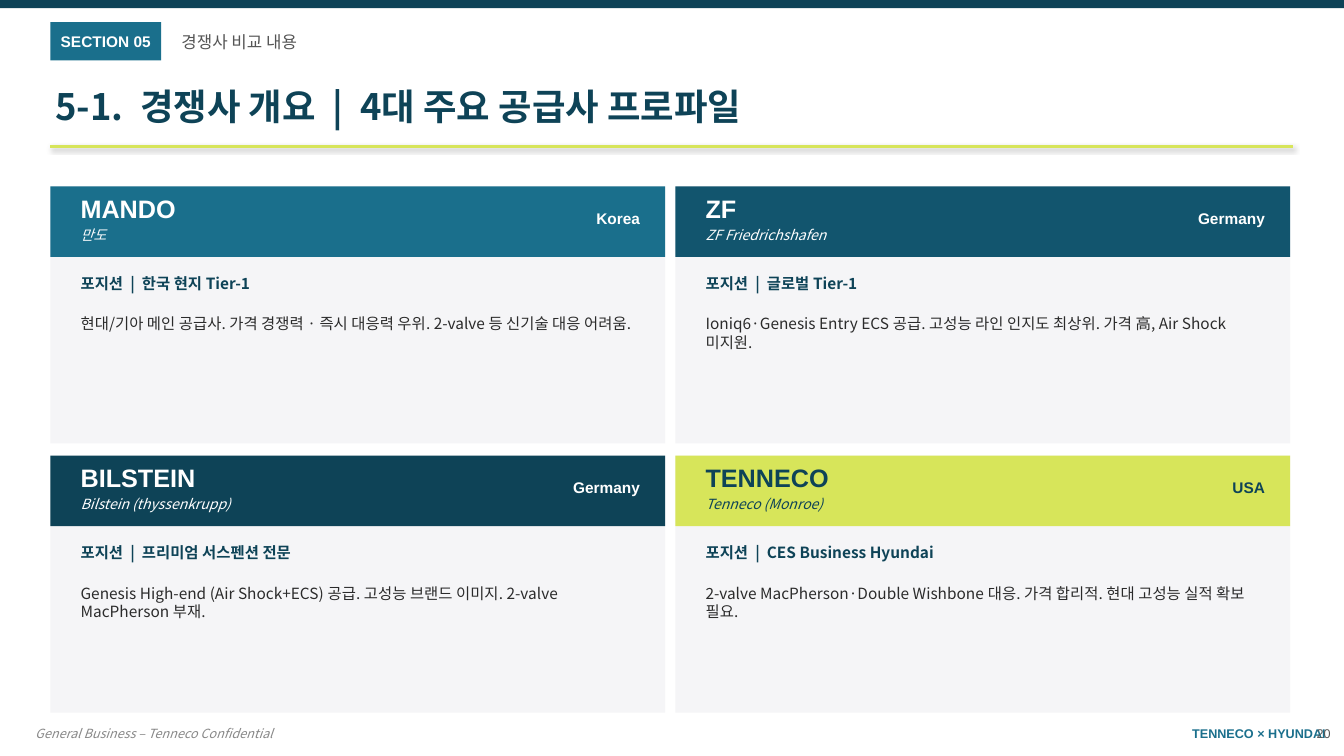
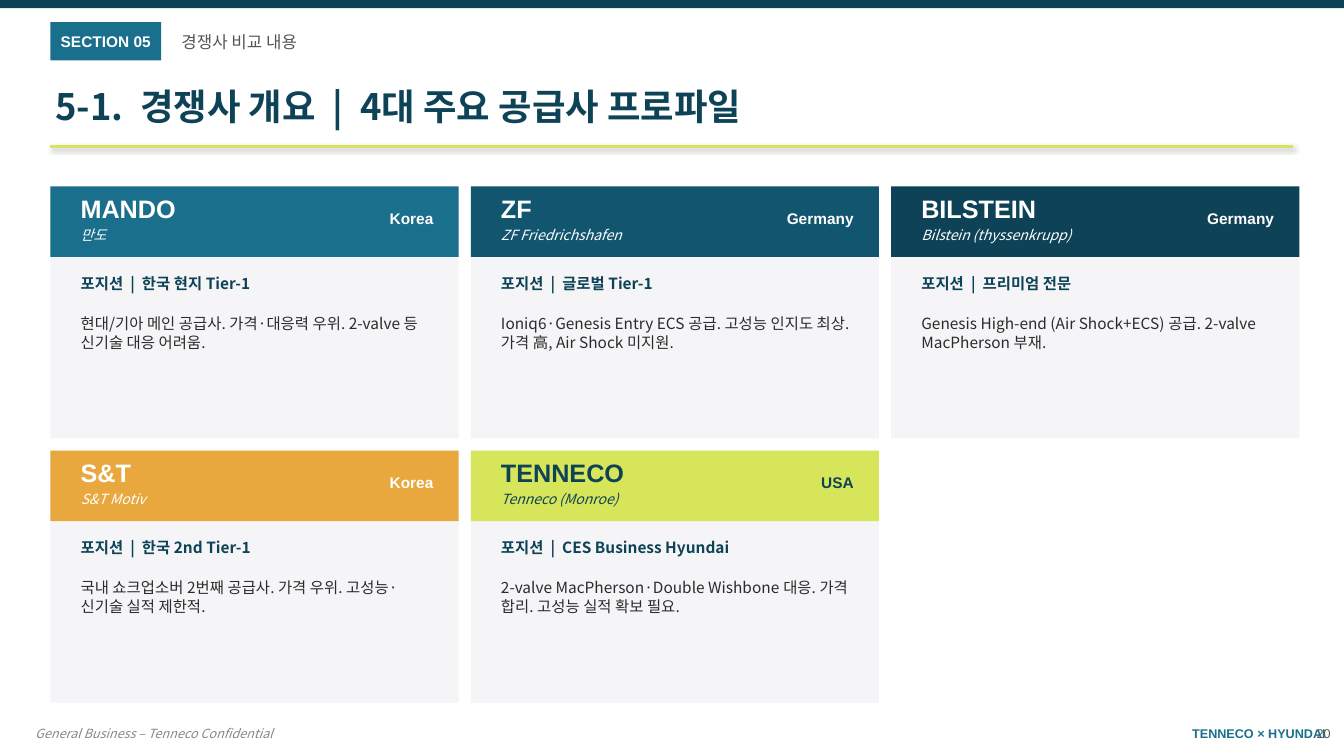
Before and after one commit to yosi0523/edito, a slide deck: slide 20 of ppt/Tenneco_Hyundai_Presentation_KR.pptx. Drawn at 1344x756 pixels with LibreOffice and Linux fonts; fonts in the diff are those of the drawing. Boxes give left, top, right and bottom in pixels: in the first picture for what was removed or moved away, otherwise in the second. Text is boxed around its words. In the diff, an @@ line names an element or a change of style, - is before the commit and + after.

```diff
--- a/ppt/Tenneco_Hyundai_Presentation_KR.pptx
+++ b/ppt/Tenneco_Hyundai_Presentation_KR.pptx
@@ rectangle resized from (x1=50, y1=187, x2=665, y2=444) to (x1=50, y1=187, x2=459, y2=439) @@
@@ rectangle resized from (x1=50, y1=187, x2=665, y2=257) to (x1=50, y1=187, x2=459, y2=257) @@
@@ 3 texts moved together from (x1=596, y1=200, x2=826, y2=240) to (x1=390, y1=200, x2=621, y2=240) @@
@@ rectangle resized from (x1=676, y1=187, x2=1291, y2=444) to (x1=471, y1=187, x2=879, y2=439) @@
@@ rectangle resized from (x1=676, y1=187, x2=1291, y2=257) to (x1=471, y1=187, x2=879, y2=257) @@
@@ text "Germany" moved from (x1=1198, y1=213, x2=1265, y2=227) to (x1=787, y1=213, x2=854, y2=227) @@
@@ rectangle resized from (x1=50, y1=456, x2=665, y2=713) to (x1=891, y1=187, x2=1300, y2=439) @@
@@ rectangle resized from (x1=50, y1=456, x2=665, y2=526) to (x1=891, y1=187, x2=1300, y2=257) @@
@@ text "BILSTEIN" moved from (x1=81, y1=469, x2=196, y2=488) to (x1=921, y1=200, x2=1036, y2=219) @@
@@ text "Germany" moved from (x1=573, y1=482, x2=640, y2=496) to (x1=1207, y1=213, x2=1274, y2=227) @@
@@ text "Bilstein (thyssenkrupp)" moved from (x1=81, y1=497, x2=231, y2=513) to (x1=921, y1=228, x2=1072, y2=244) @@
@@ text "포지션 | 글로벌 Tier-1" moved from (x1=706, y1=276, x2=857, y2=291) to (x1=501, y1=276, x2=652, y2=291) @@
@@ text at (x1=921, y1=276, x2=1071, y2=291): text changed @@
-포지션 | 프리미엄 서스펜션 전문
+포지션 | 프리미엄 전문
@@ text at (x1=81, y1=316, x2=418, y2=350): text changed @@
-현대/기아 메인 공급사. 가격 경쟁력 · 즉시 대응력 우위. 2-valve 등 신기술 대응 어려움.
+현대/기아 메인 공급사. 가격·대응력 우위. 2-valve 등 신기술 대응 어려움.
@@ text at (x1=501, y1=316, x2=850, y2=351): text changed @@
-Ioniq6·Genesis Entry ECS 공급. 고성능 라인 인지도 최상위. 가격 高, Air Shock 미지원.
+Ioniq6·Genesis Entry ECS 공급. 고성능 인지도 최상. 가격 高, Air Shock 미지원.
@@ text at (x1=921, y1=316, x2=1256, y2=350): text changed @@
-Genesis High-end (Air Shock+ECS) 공급. 고성능 브랜드 이미지. 2-valve MacPherson 부재.
+Genesis High-end (Air Shock+ECS) 공급. 2-valve MacPherson 부재.
@@ rectangle resized from (x1=676, y1=456, x2=1291, y2=713) to (x1=50, y1=451, x2=459, y2=703) @@
@@ rectangle resized from (x1=676, y1=456, x2=1291, y2=526) to (x1=50, y1=451, x2=459, y2=521) @@
@@ rectangle at (x1=50, y1=451, x2=459, y2=521): fill #D7E55A to #E8A83E @@
@@ text added at (x1=81, y1=464, x2=131, y2=483), 18 pt, text #FFFFFF, bold @@
+S&T
@@ text added at (x1=390, y1=477, x2=434, y2=488), 11 pt, text #FFFFFF, bold @@
+Korea
@@ rectangle added at (x1=471, y1=451, x2=879, y2=703), fill #F5F5F7 @@
@@ rectangle added at (x1=471, y1=451, x2=879, y2=521), fill #D7E55A @@
@@ text "TENNECO" moved from (x1=706, y1=469, x2=829, y2=488) to (x1=501, y1=464, x2=624, y2=483) @@
@@ text "USA" moved from (x1=1232, y1=482, x2=1265, y2=493) to (x1=821, y1=477, x2=854, y2=488) @@
@@ text added at (x1=81, y1=493, x2=146, y2=504), 10 pt, text #FFFFFF, italic @@
+S&T Motiv
@@ text "Tenneco (Monroe)" moved from (x1=706, y1=498, x2=823, y2=512) to (x1=501, y1=492, x2=618, y2=507) @@
@@ text "포지션 | CES Business Hyundai" moved from (x1=706, y1=545, x2=934, y2=562) to (x1=501, y1=540, x2=729, y2=557) @@
@@ text added at (x1=81, y1=540, x2=250, y2=555), 11 pt, text #0E4357, bold @@
+포지션 | 한국 2nd Tier-1
@@ text added at (x1=81, y1=580, x2=397, y2=614), 11 pt, text #2B2B2B @@
+국내 쇼크업소버 2번째 공급사. 가격 우위. 고성능·신기술 실적 제한적.
@@ text at (x1=501, y1=580, x2=848, y2=614): text changed @@
-2-valve MacPherson·Double Wishbone 대응. 가격 합리적. 현대 고성능 실적 확보 필요.
+2-valve MacPherson·Double Wishbone 대응. 가격 합리. 고성능 실적 확보 필요.
```
Also in this commit, not shown: 5 other slides changed, 1 other file.
